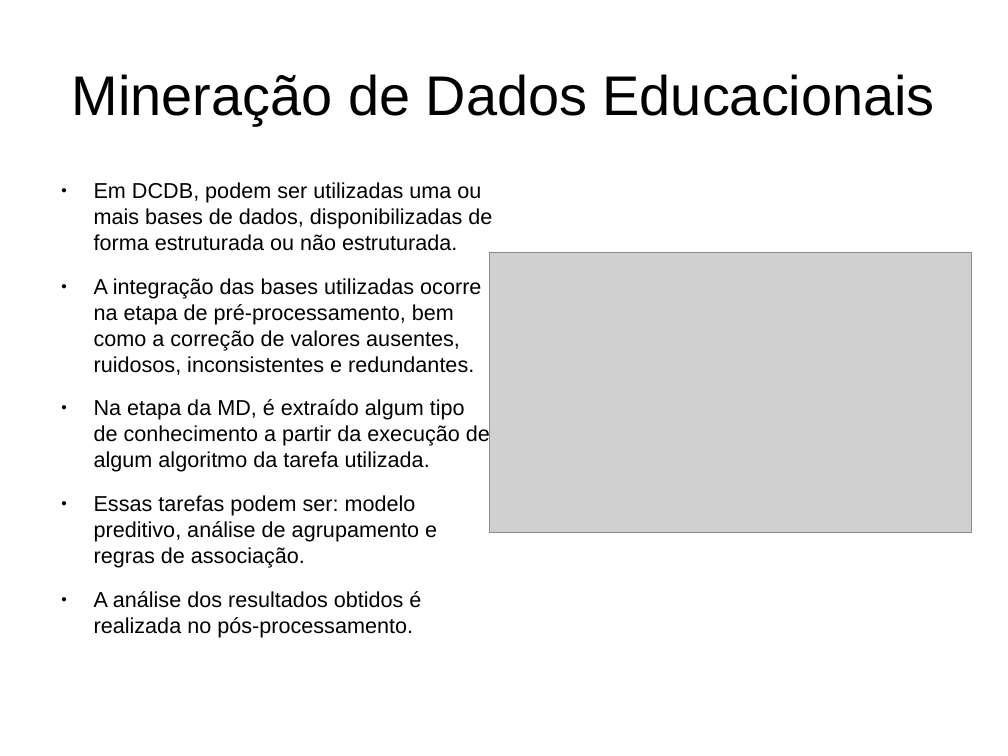
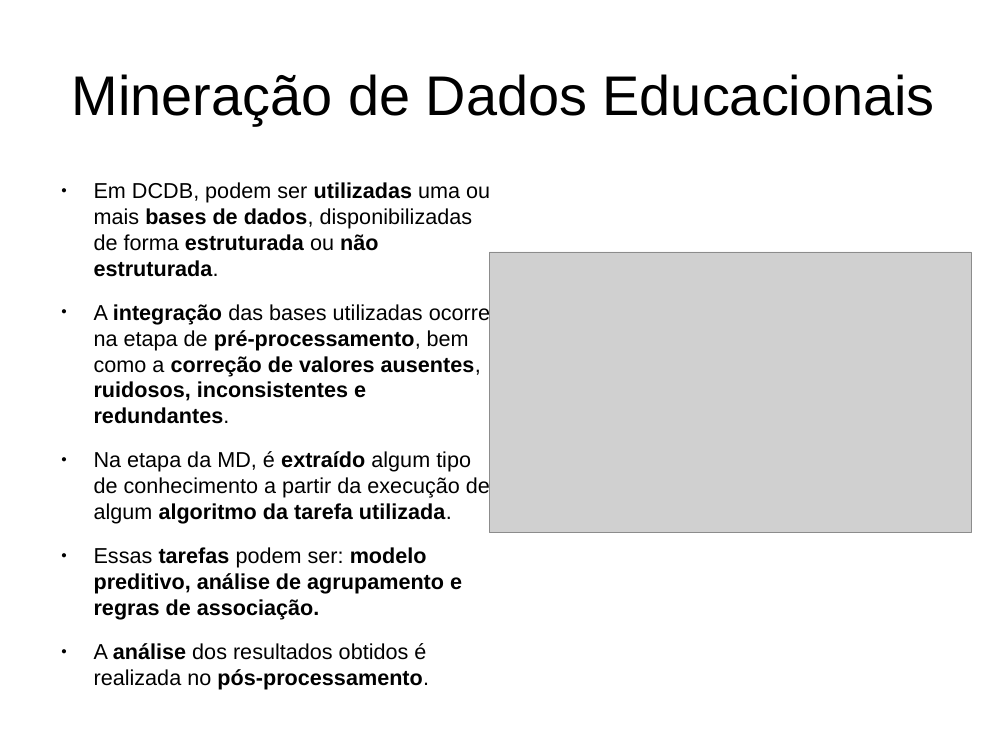
Before and after one commit to alexandre-costa-81/mpdc, a slide deck: slide 9 of mineracao-de-dados-educacionais-nos-resultados-do-enem-de-2015.odp. Drawn at 1008x756 pixels with LibreOffice and Linux fonts; fonts in the diff are those of the drawing; grey boxes stand for pictures. Boxes give left, top, right and bottom in pixels: in the first picture for what was removed or moved away, otherwise in the second. Text is boxed around its words. In the diff, an @@ line names an element or a change of style, - is before the commit and + after.

```diff
--- a/mineracao-de-dados-educacionais-nos-resultados-do-enem-de-2015.odp
+++ b/mineracao-de-dados-educacionais-nos-resultados-do-enem-de-2015.odp
@@ text "Em DCDB, podem ser utilizadas ..." at (x1=94, y1=182, x2=490, y2=690): bold on in "utilizadas bases de dados, estruturada não estruturada.", "integração pré-processamento, correção de valores ausentes,  ...", "extraído algoritmo da tarefa utilizada.", "tarefas modelo preditivo, análise de agrupamento e ..." and 1 more places @@
```
Also in this commit, not shown: 9 other slides changed, 2 other files.
